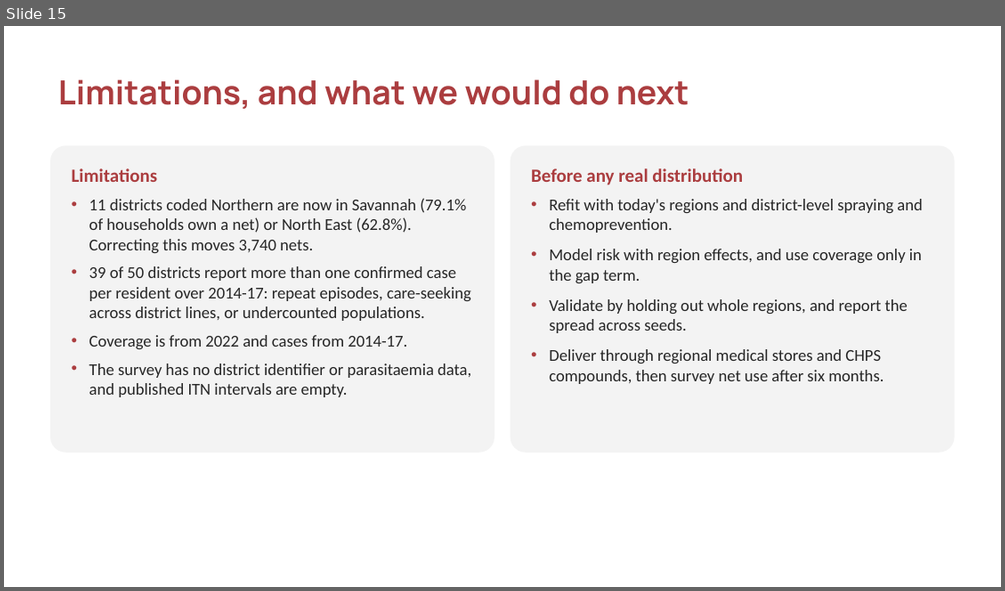
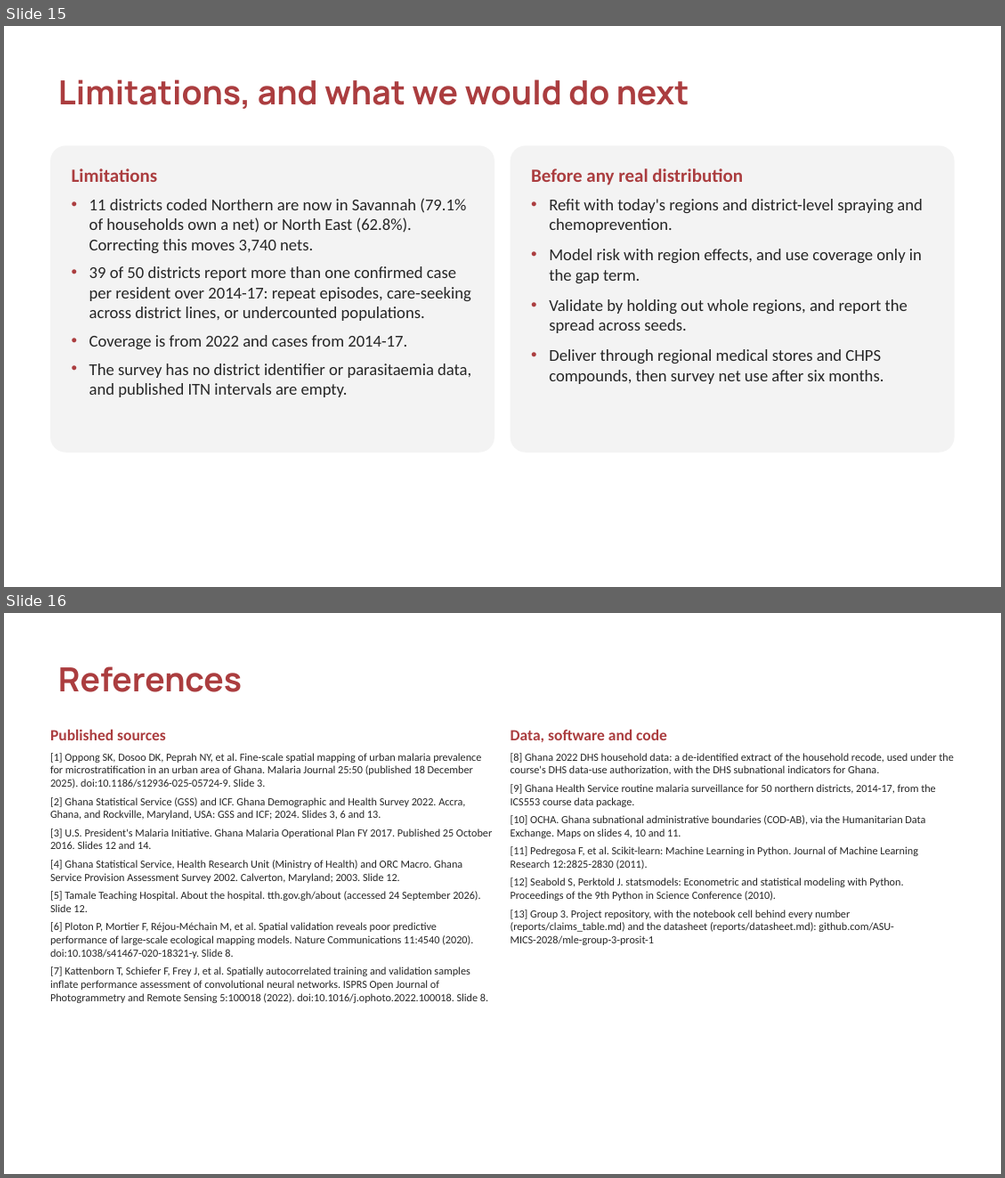
Before and after one commit to ASU-MICS-2028/mle-group-3-prosit-1, a slide deck: reports/ITN_Allocation_Ashesi.pptx. Shown one above the other, each under a label of ours: slide 15 before the commit, slides 15 and 16 after it. The pictures are 1005x591 and 1005x1178 pixels, drawn with LibreOffice and Linux fonts; fonts in the diff are those of the drawing; background and template pictures are left out. Boxes give left, top, right and bottom in pixels: in the first picture for what was removed or moved away, otherwise in the second. Text is boxed around its words. In the diff, an @@ line names an element or a change of style, - is before the commit and + after.

Commit message:
feat(presentation): add a verified References slide before Thank you
Slide 16 lists seven published sources and six data, software and code sources, each checked against the source itself on 25 September and marked with the slides it supports. The claims table now marks E-04 and E-05 as checked.

```diff
--- a/reports/ITN_Allocation_Ashesi.pptx
+++ b/reports/ITN_Allocation_Ashesi.pptx
@@ slide 16 added at (4, 613, 1001, 1174), background #FFFFFF @@
@@ text added at (58, 666, 242, 692), 32 pt, text #AB3D3F, bold @@
+References
@@ text added at (50, 729, 492, 1003), 10.5 pt, text #262626 @@
+Published sources
+[1] Oppong SK, Dosoo DK, Peprah NY, et al. Fine-scale spatial mapping of urban malaria prevalence for microstratification in an urban area of Ghana. Malaria Journal 25:50 (published 18 December 2025). doi:10.1186/s12936-025-05724-9. Slide 3.
+[2] Ghana Statistical Service (GSS) and ICF. Ghana Demographic and Health Survey 2022. Accra, Ghana, and Rockville, Maryland, USA: GSS and ICF; 2024. Slides 3, 6 and 13.
+[3] U.S. President's Malaria Initiative. Ghana Malaria Operational Plan FY 2017. Published 25 October 2016. Slides 12 and 14.
+[4] Ghana Statistical Service, Health Research Unit (Ministry of Health) and ORC Macro. Ghana Service Provision Assessment Survey 2002. Calverton, Maryland; 2003. Slide 12.
+[5] Tamale Teaching Hospital. About the hospital. tth.gov.gh/about (accessed 24 September 2026). Slide 12.
+[6] Ploton P, Mortier F, Réjou-Méchain M, et al. Spatial validation reveals poor predictive performance of large-scale ecological mapping models. Nature Communications 11:4540 (2020). doi:10.1038/s41467-020-18321-y. Slide 8.
+[7] Kattenborn T, Schiefer F, Frey J, et al. Spatially autocorrelated training and validation samples inflate performance assessment of convolutional neural networks. ISPRS Open Journal of Photogrammetry and Remote Sensing 5:100018 (2022). doi:10.1016/j.ophoto.2022.100018. Slide 8.
@@ text added at (510, 729, 954, 945), 10.5 pt, text #262626 @@
+Data, software and code
+[8] Ghana 2022 DHS household data: a de-identified extract of the household recode, used under the course's DHS data-use authorization, with the DHS subnational indicators for Ghana.
+[9] Ghana Health Service routine malaria surveillance for 50 northern districts, 2014-17, from the ICS553 course data package.
+[10] OCHA. Ghana subnational administrative boundaries (COD-AB), via the Humanitarian Data Exchange. Maps on slides 4, 10 and 11.
+[11] Pedregosa F, et al. Scikit-learn: Machine Learning in Python. Journal of Machine Learning Research 12:2825-2830 (2011).
+[12] Seabold S, Perktold J. statsmodels: Econometric and statistical modeling with Python. Proceedings of the 9th Python in Science Conference (2010).
+[13] Group 3. Project repository, with the notebook cell behind every number (reports/claims_table.md) and the datasheet (reports/datasheet.md): github.com/ASU-MICS-2028/mle-group-3-prosit-1
```
Also in this commit, not shown: 4 slides changed, 3 other files.
